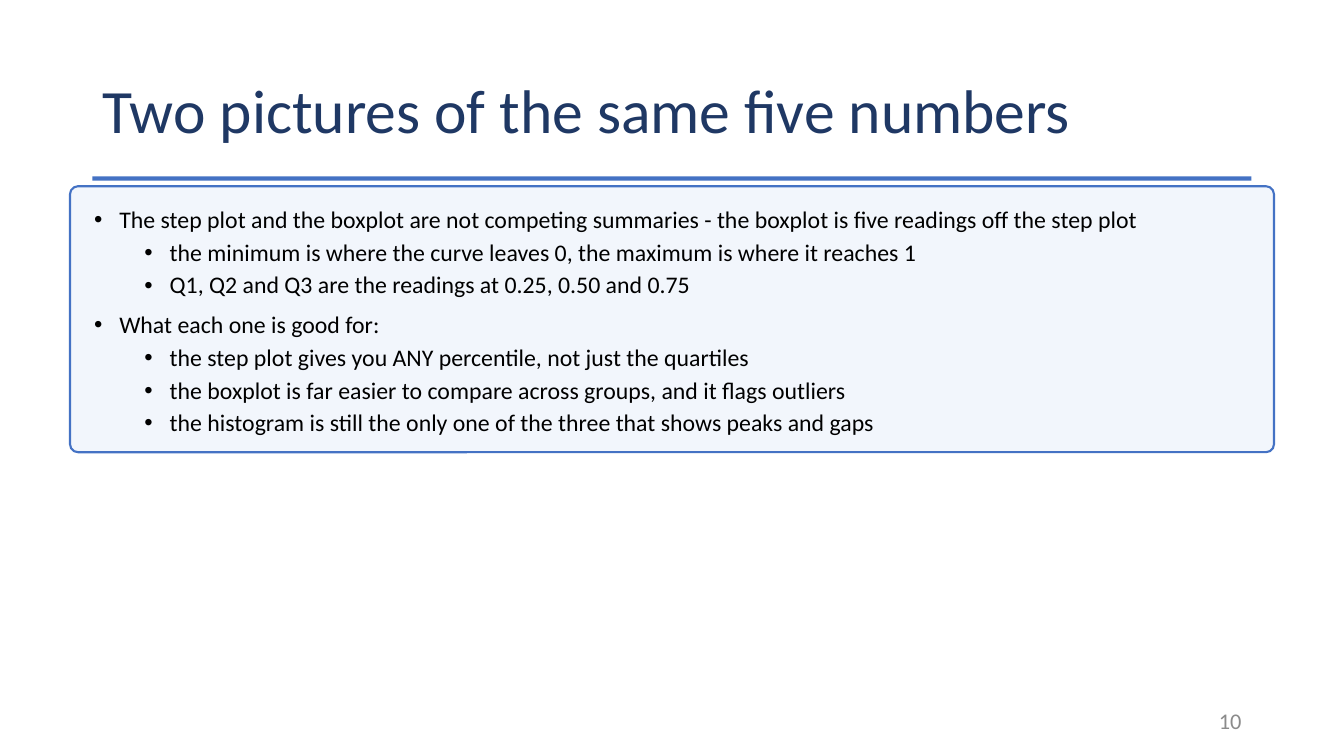
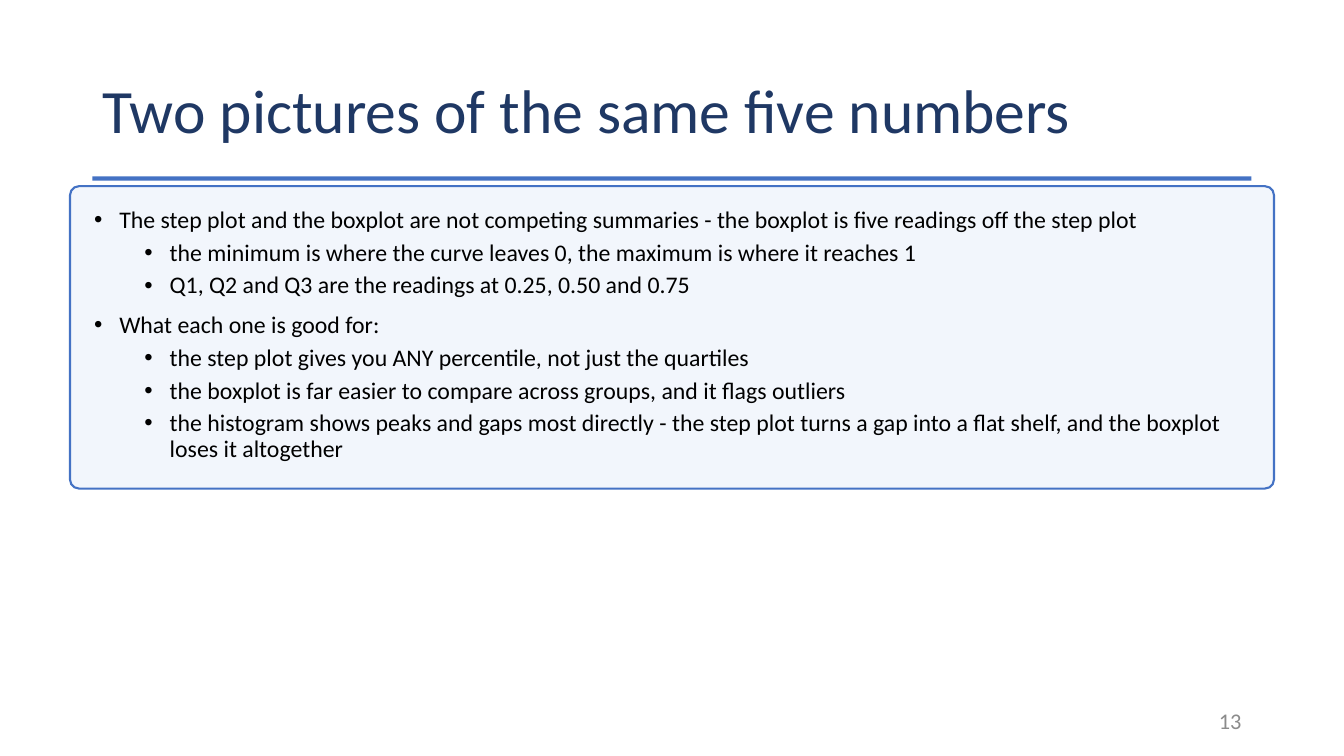
Before and after one commit to Jarred6068/Kvamme_UI_STAT251, a slide deck: slide 13 of docs/lecture_slides/Week 3/Week3_Lecture7_Slides_9_11_2026.pptx (slide 10 before the commit). Drawn at 1344x756 pixels with LibreOffice and Linux fonts; fonts in the diff are those of the drawing. Boxes give left, top, right and bottom in pixels: in the first picture for what was removed or moved away, otherwise in the second. Text is boxed around its words. In the diff, an @@ line names an element or a change of style, - is before the commit and + after.

```diff
--- a/docs/lecture_slides/Week 3/Week3_Lecture7_Slides_9_11_2026.pptx
+++ b/docs/lecture_slides/Week 3/Week3_Lecture7_Slides_9_11_2026.pptx
@@ rounded rectangle: place and size @@
-rounded rectangle at bbox=[70, 187, 1273, 453]
+rounded rectangle at bbox=[70, 187, 1273, 489]
@@ text at bbox=[170, 414, 1219, 461]: text changed @@
-  • the histogram is still the only one of the three that shows peaks and gaps
+  • the histogram shows peaks and gaps most directly - the step plot turns a gap into a flat shelf, and the boxplot loses it altogether
@@ page number at bbox=[1219, 714, 1242, 729]: text changed @@
-10
+13
```
Also in this commit, not shown: 4 slides added, 1 slide removed, 42 other files.
